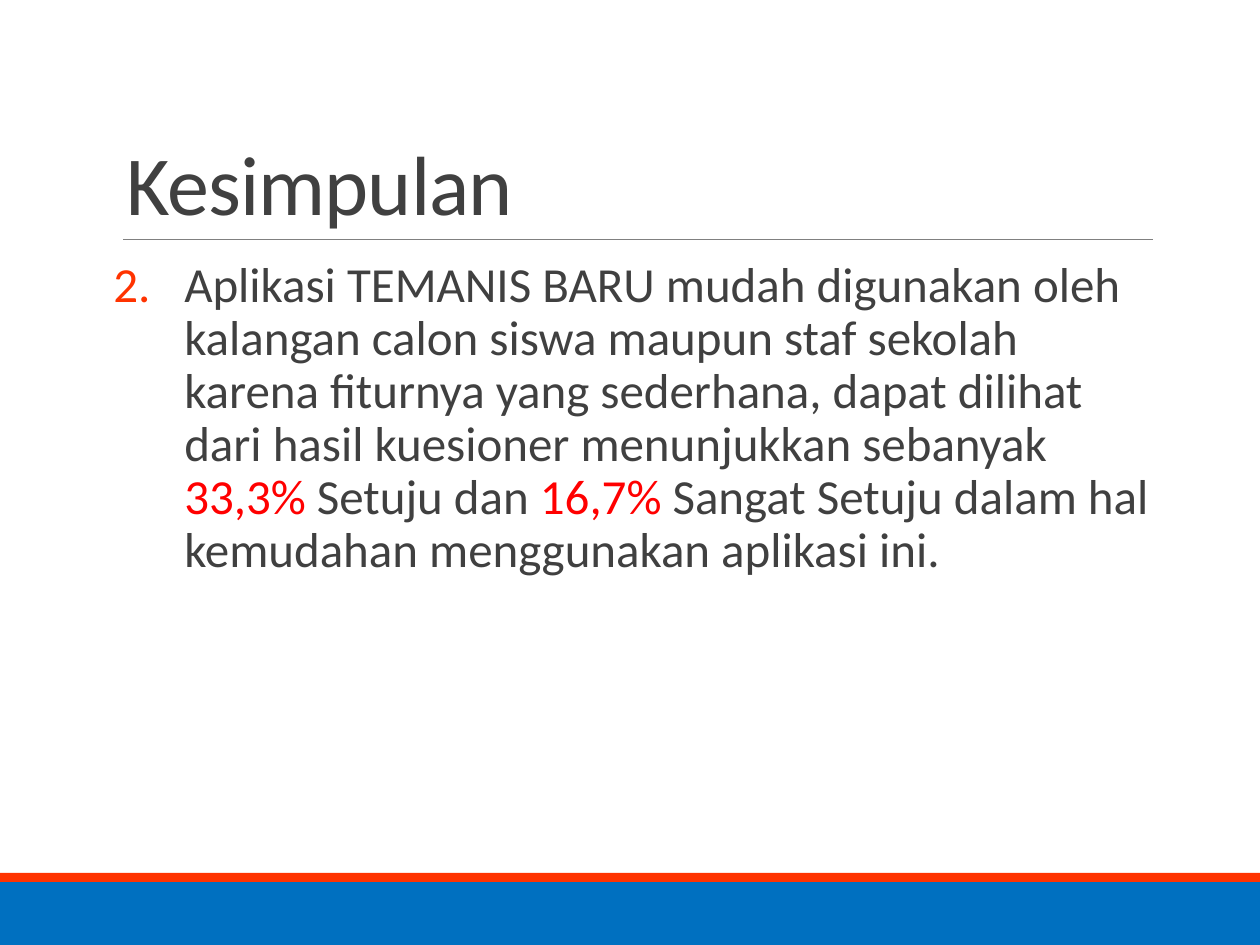
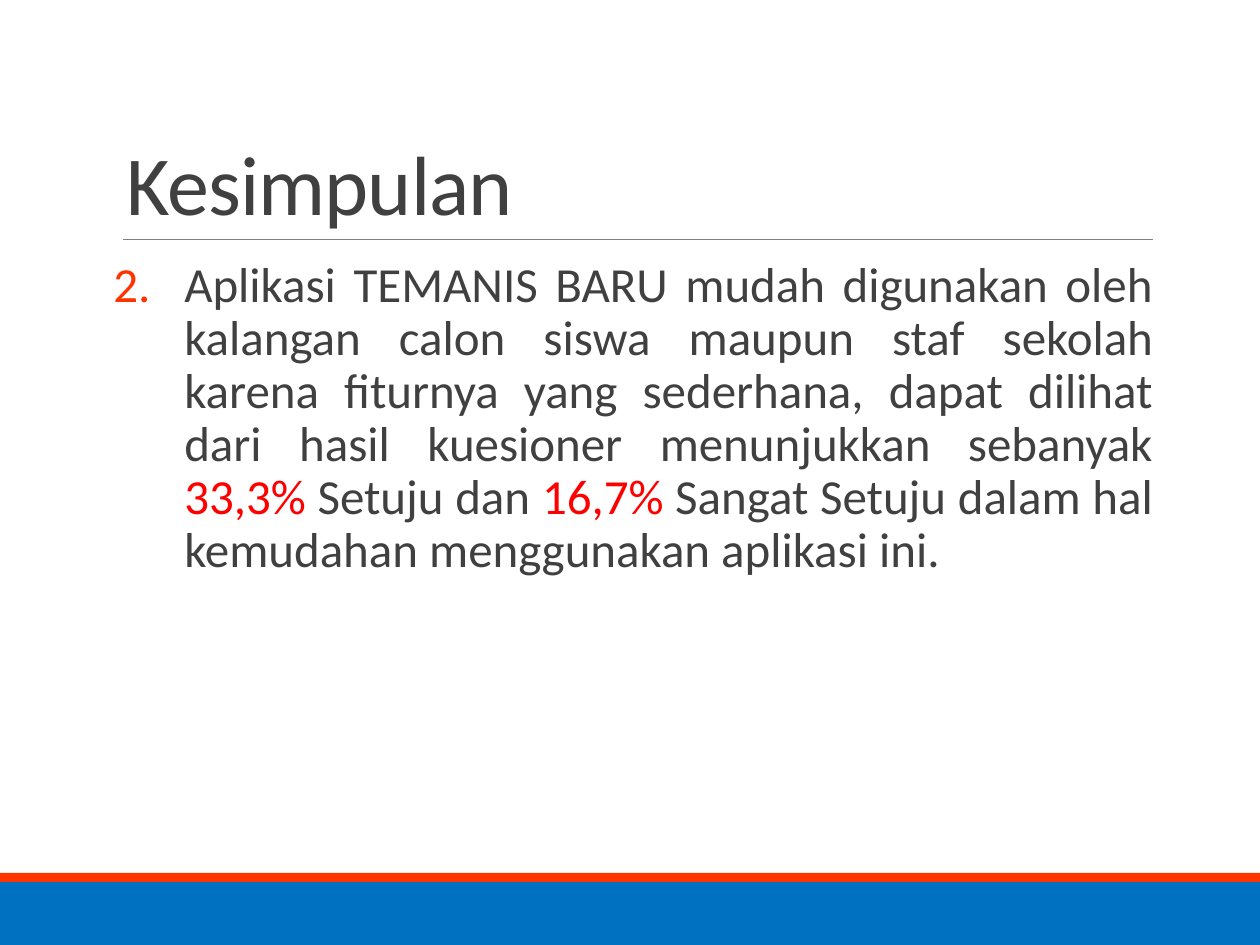
Before and after one commit to lastfantasy/tmr, a slide deck: slide 9 of TA final/TA PRESENTASI.pptx. Drawn at 1260x945 pixels with LibreOffice and Linux fonts; fonts in the diff are those of the drawing. Boxes give left, top, right and bottom in pixels: in the first picture for what was removed or moved away, otherwise in the second. Text is boxed around its words. In the diff, an @@ line names an element or a change of style, - is before the commit and + after.

```diff
--- a/TA final/TA PRESENTASI.pptx
+++ b/TA final/TA PRESENTASI.pptx
@@ text "Aplikasi TEMANIS BARU mudah digunakan ..." at (x1=184, y1=268, x2=1153, y2=576): alignment left to justified @@
```
Also in this commit, not shown: 8 other slides changed.
